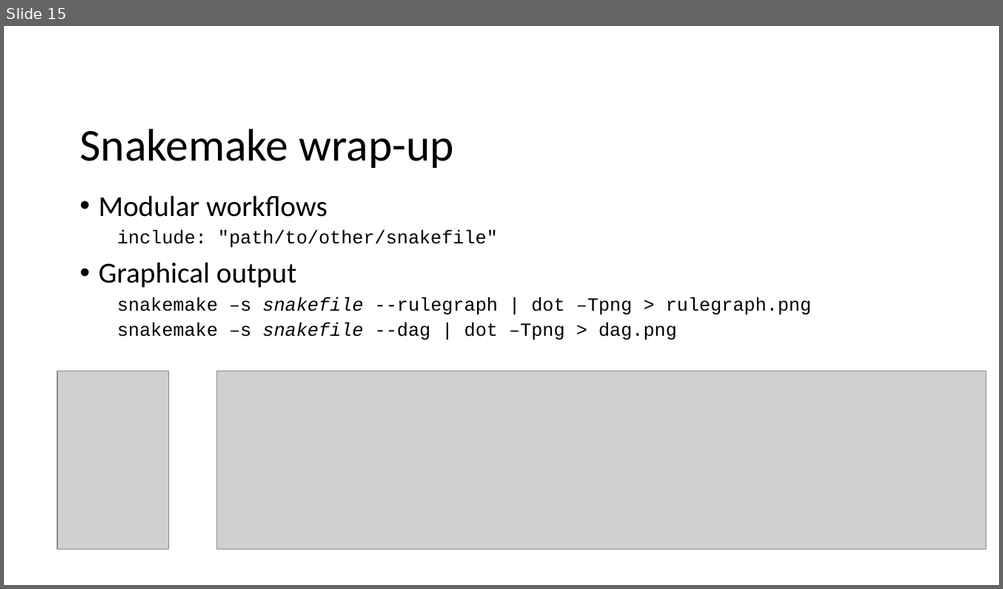
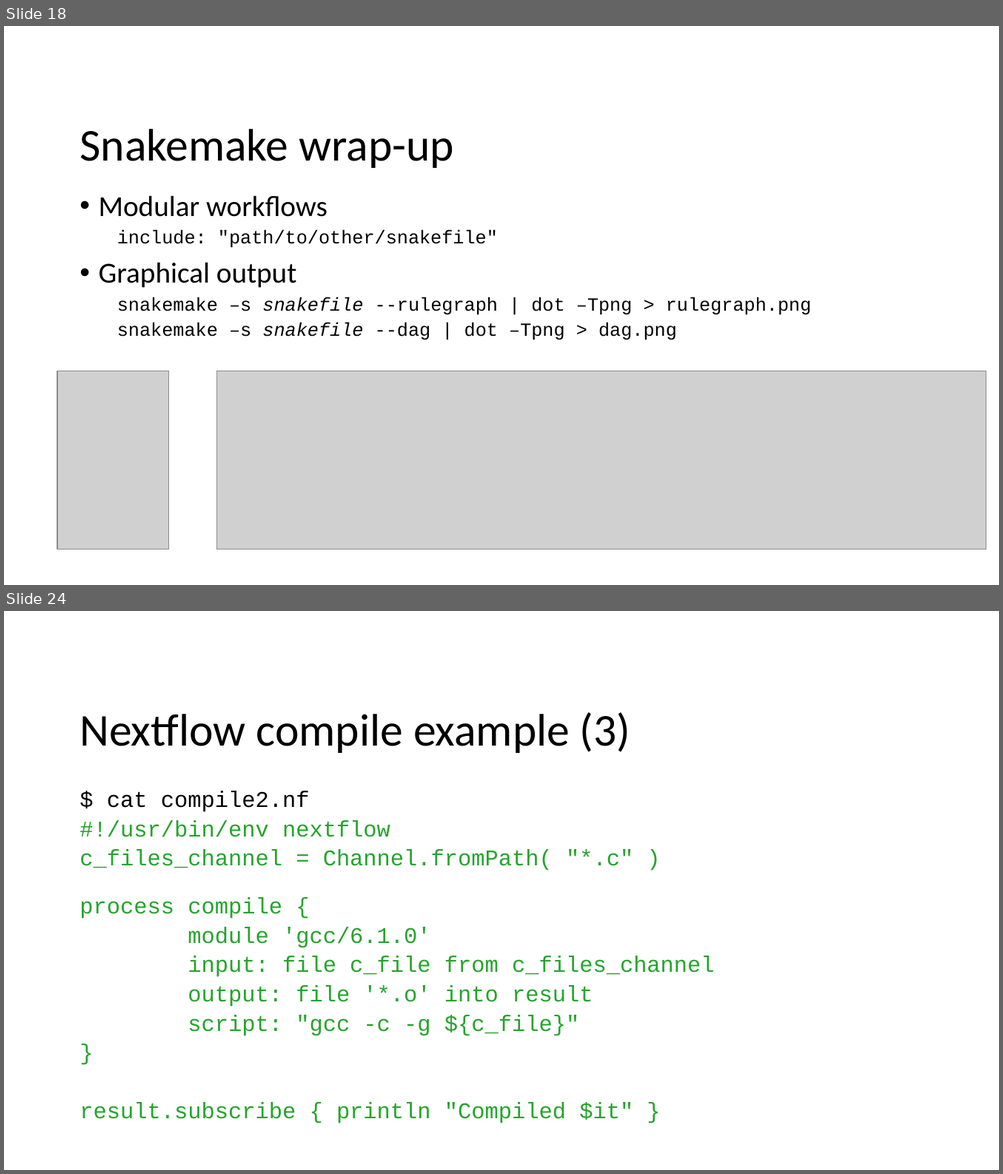
Before and after one commit to CHPC-UofU/rmacc-workflows, a slide deck: slides/workflow_tools.pptx. Shown one above the other, each under a label of ours: slide 15 before the commit, slides 18 and 24 after it; the slides between them are not shown. The pictures are 1003x589 and 1003x1174 pixels, drawn with LibreOffice and Linux fonts; fonts in the diff are those of the drawing; grey boxes stand for pictures; background and template pictures are left out. Boxes give left, top, right and bottom in pixels: in the first picture for what was removed or moved away, otherwise in the second. Text is boxed around its words. In the diff, an @@ line names an element or a change of style, - is before the commit and + after.

```diff
--- a/slides/workflow_tools.pptx
+++ b/slides/workflow_tools.pptx
@@ slide 24 added at [4, 611, 999, 1170], background picture (left out) @@
@@ title added at [79, 712, 631, 753], 44 pt, text #000000 @@
+Nextflow compile example (3)
@@ text added at [79, 792, 714, 1124], 21.7 pt, text #25A42C @@
+$ cat compile2.nf
+#!/usr/bin/env nextflow
+c_files_channel = Channel.fromPath( "*.c" )
+process compile {
+module 'gcc/6.1.0'
+input: file c_file from c_files_channel
+output: file '*.o' into result
+script: "gcc -c -g ${c_file}"
+}
+result.subscribe { println "Compiled $it" }
@@ what was slide 15 is now slide 18 @@
```
Also in this commit, not shown: 11 slides changed, 5 other slides added, 2 slides removed, 1 other file.
